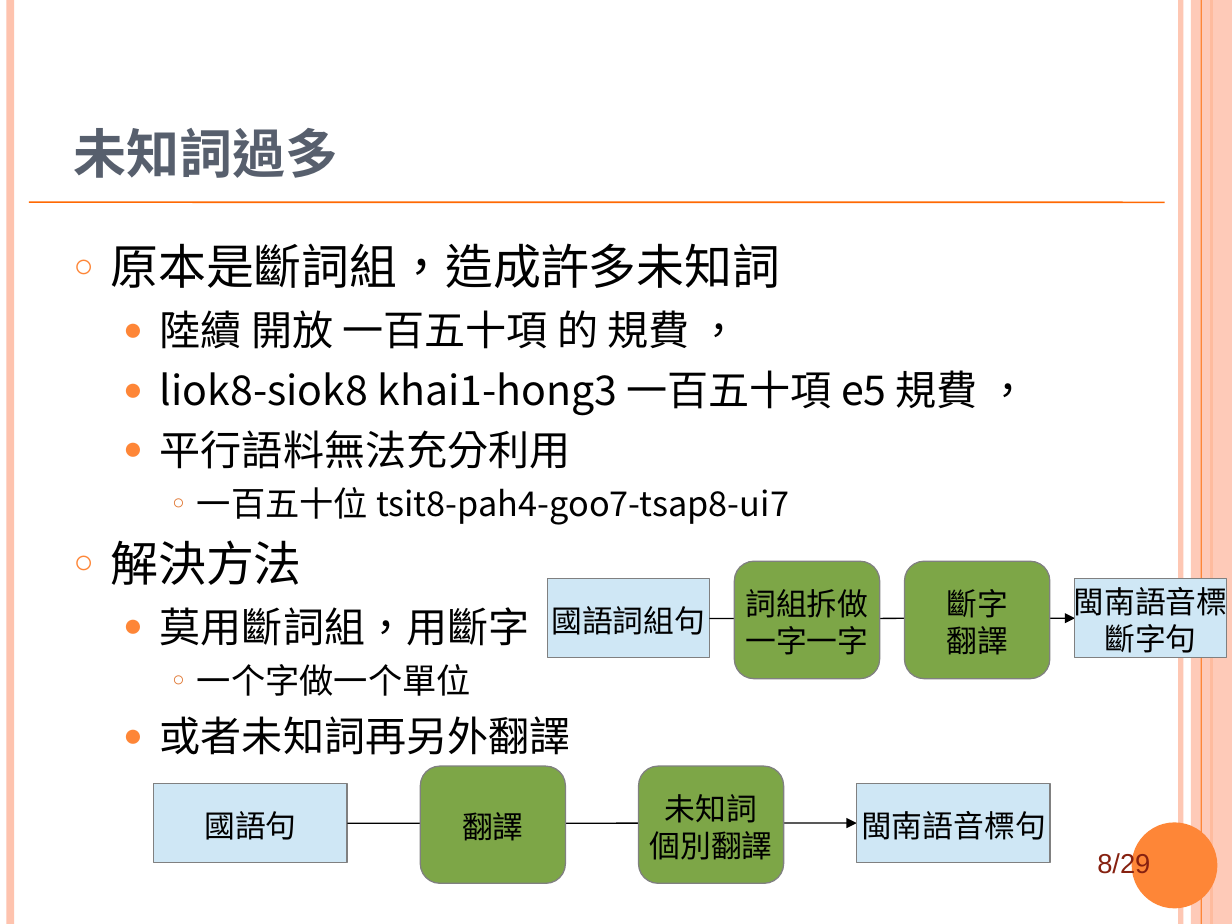
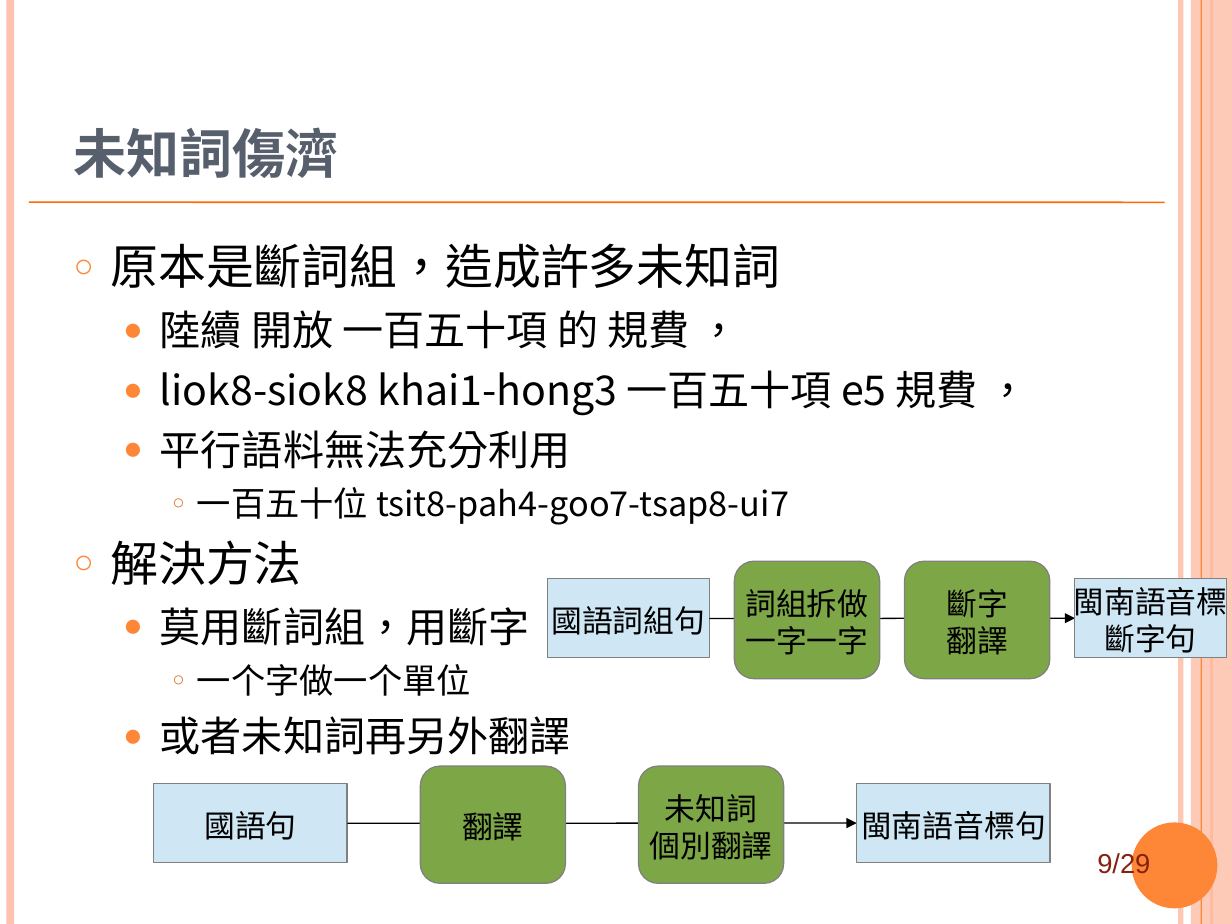
Before and after one commit to sih4sing5hong5/po3-ko3_tau5-iann2-phinn3, a slide deck: slide 9 of 翻譯報告.ppt (slide 8 before the commit). Drawn at 1232x924 pixels with LibreOffice and Linux fonts; fonts in the diff are those of the drawing; background and template pictures are left out. Boxes give left, top, right and bottom in pixels: in the first picture for what was removed or moved away, otherwise in the second. Text is boxed around its words. In the diff, an @@ line names an element or a change of style, - is before the commit and + after.

```diff
--- a/翻譯報告.ppt
+++ b/翻譯報告.ppt
@@ title at (74, 127, 339, 178): text changed @@
-未知詞過多
+未知詞傷濟
@@ page number at (1097, 852, 1150, 879): text changed @@
-8/29
+9/29
```
Also in this commit, not shown: 15 other slides changed, 2 slides added.
